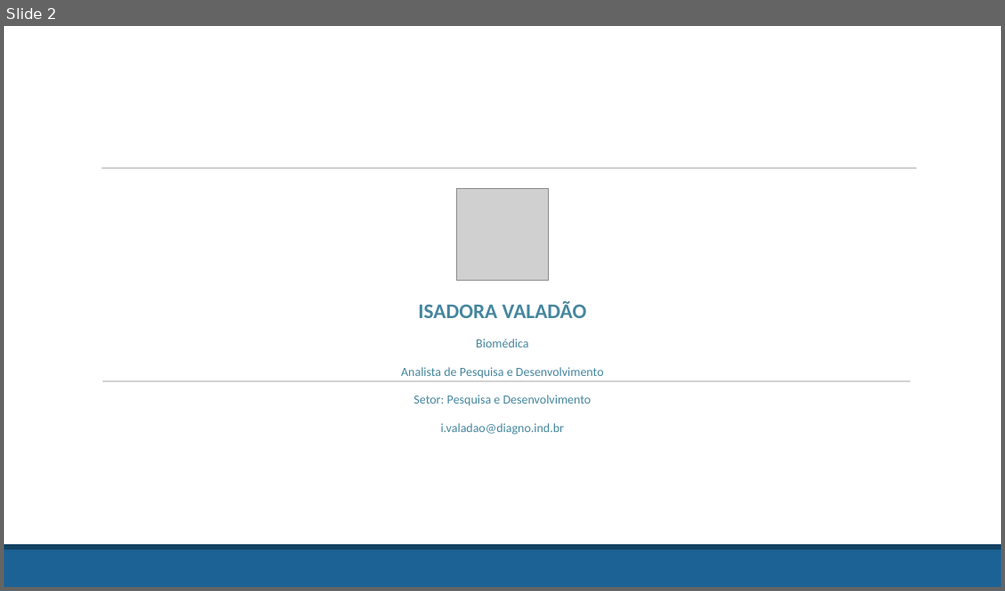
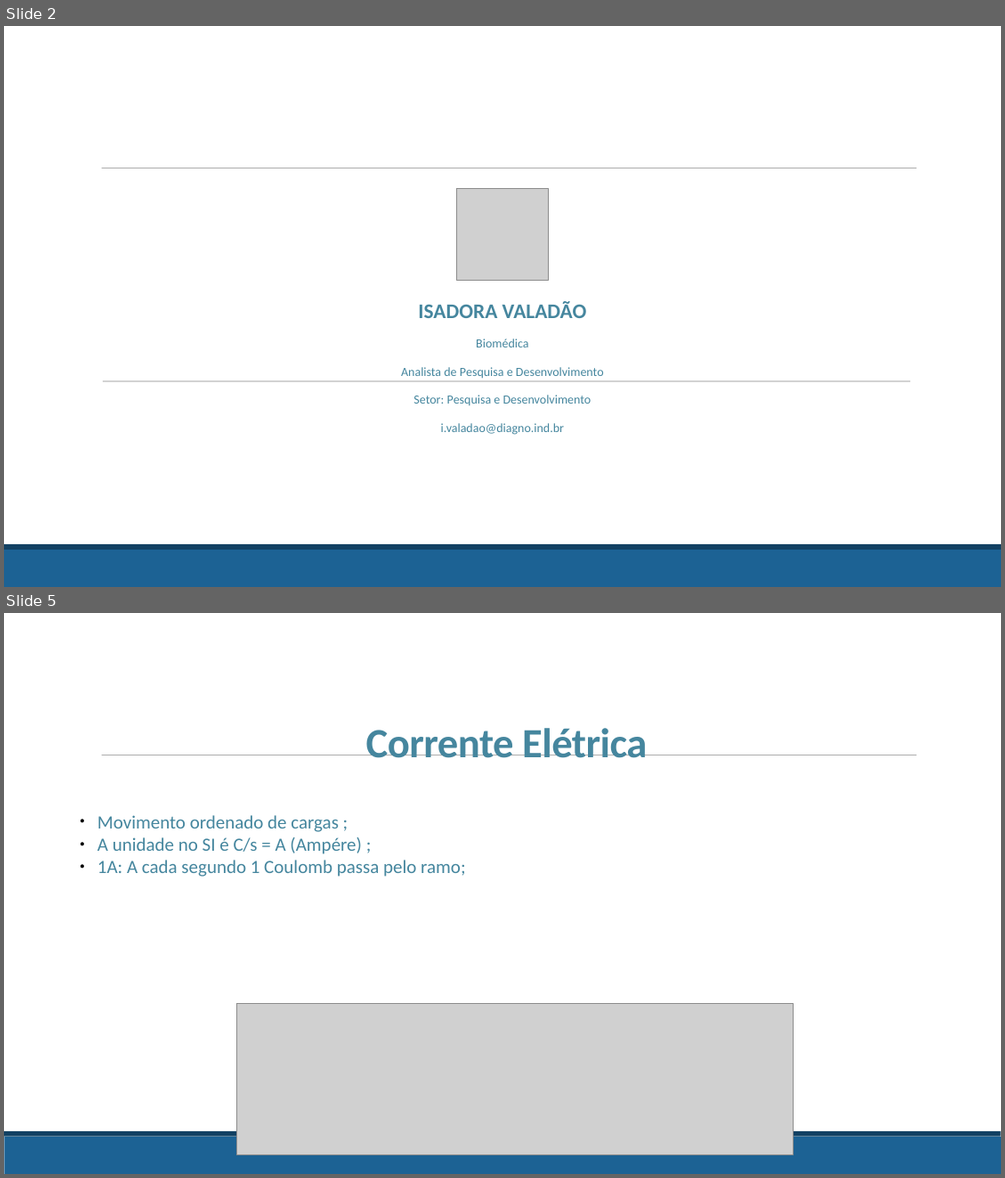
Before and after one commit to jpmdossantos/Treinamento_eletr, a slide deck: Treinamento_eletronica.pptx. Shown one above the other, each under a label of ours: slide 2 before the commit, slides 2 and 5 after it; the slides between them are not shown. The pictures are 1005x591 and 1005x1178 pixels, drawn with LibreOffice and Linux fonts; fonts in the diff are those of the drawing; grey boxes stand for pictures; background and template pictures are left out. Boxes give left, top, right and bottom in pixels: in the first picture for what was removed or moved away, otherwise in the second. Text is boxed around its words. In the diff, an @@ line names an element or a change of style, - is before the commit and + after.

```diff
--- a/Treinamento_eletronica.pptx
+++ b/Treinamento_eletronica.pptx
@@ slide 5 added at (4,613,1001,1174), background picture (left out); not listed: 3 template elements that a slide beside it also shows @@
@@ text added at (366,728,647,758), 40 pt, text #45869E, bold @@
+Corrente Elétrica
@@ text added at (97,815,465,876), 18 pt, text #45869E @@
+● Movimento ordenado de cargas ;
+● A unidade no SI é C/s = A (Ampére) ;
+● 1A: A cada segundo 1 Coulomb passa pelo ramo;
@@ picture added at (236,1004,793,1154) @@
```
Also in this commit, not shown: 13 slides changed, 2 other slides added, 3 slides removed.
